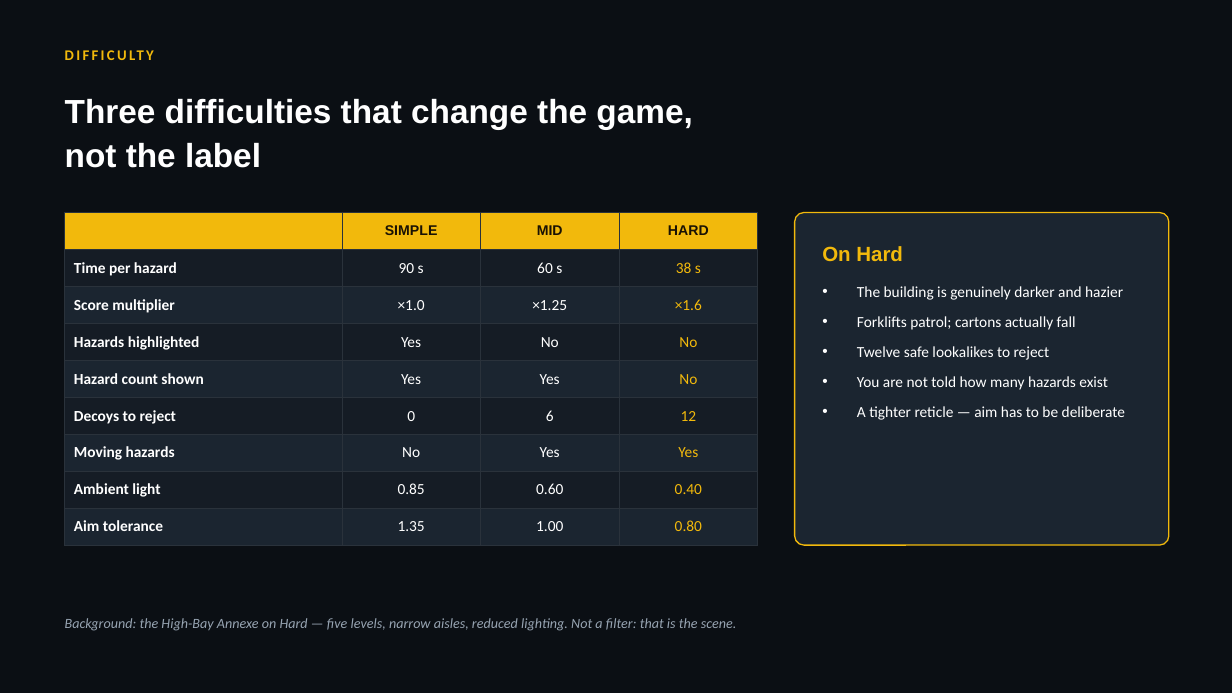
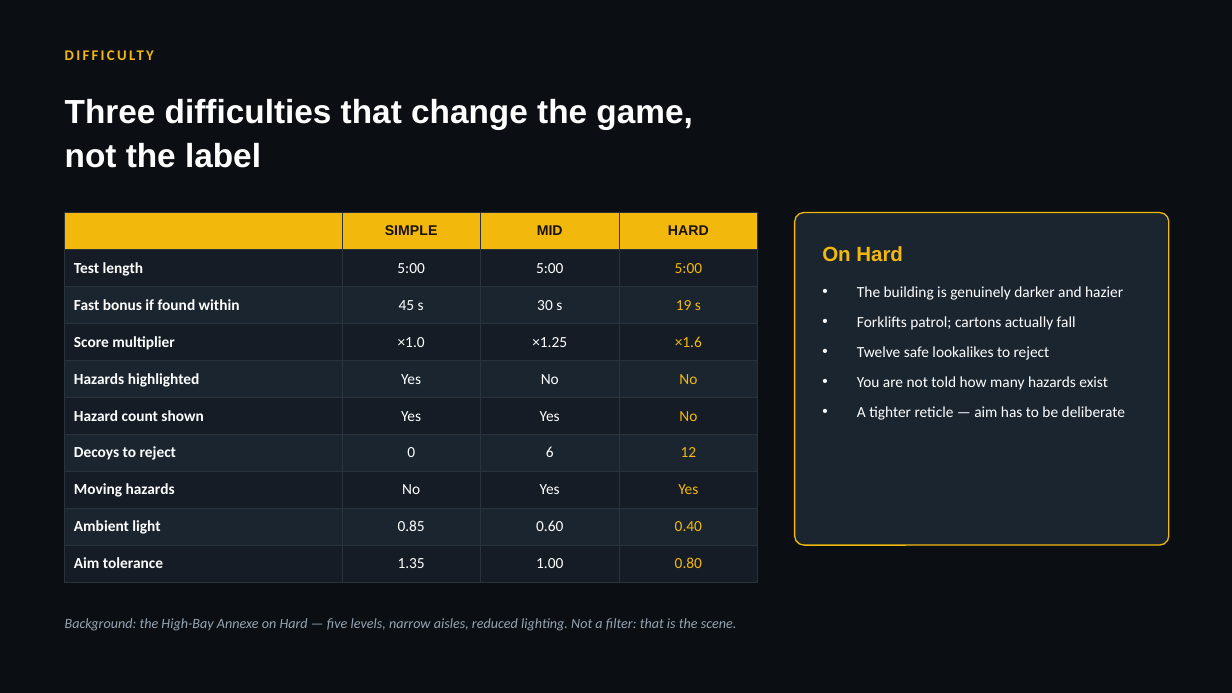
Before and after one commit to kushalthewave/interprize-project, a slide deck: slide 8 of Beat-The-Hazard-Presentation.pptx. Drawn at 1232x693 pixels with LibreOffice and Linux fonts; fonts in the diff are those of the drawing; background and template pictures are left out. Boxes give left, top, right and bottom in pixels: in the first picture for what was removed or moved away, otherwise in the second. Text is boxed around its words. In the diff, an @@ line names an element or a change of style, - is before the commit and + after.

```diff
--- a/Beat-The-Hazard-Presentation.pptx
+++ b/Beat-The-Hazard-Presentation.pptx
@@ table at (65,213,758,572) @@
-row 2: Time per hazard | 90 s | 60 s | 38 s
+row 2: Test length | 5:00 | 5:00 | 5:00
+row 3: Fast bonus if found within | 45 s | 30 s | 19 s
```
Also in this commit, not shown: 5 other slides changed, 14 other files.
